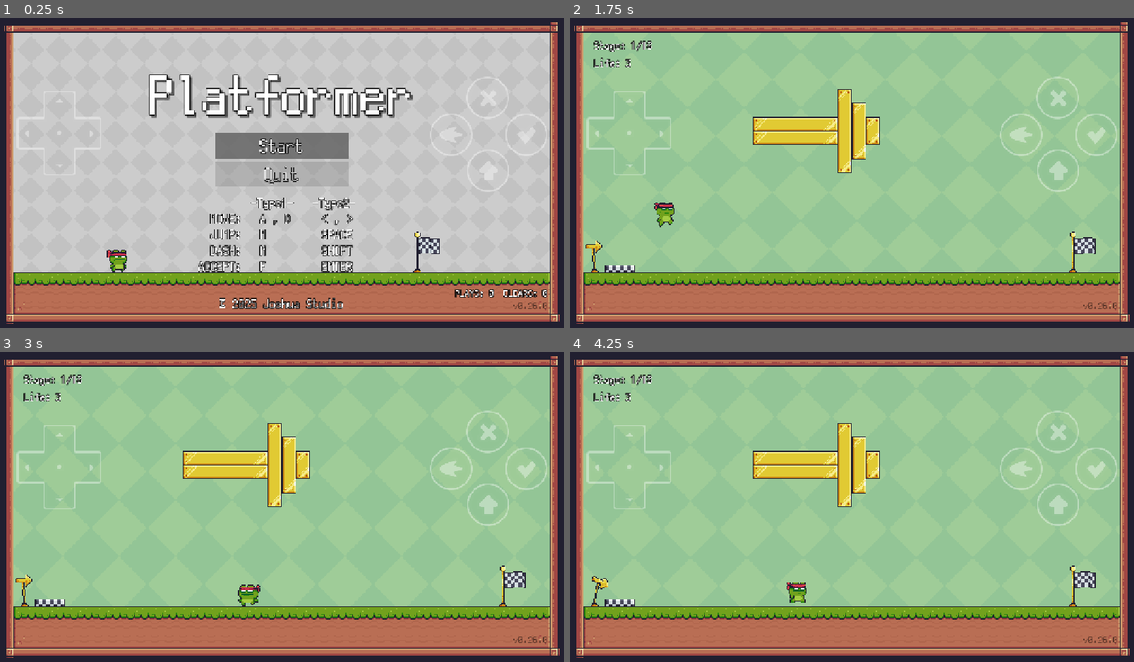
Above: before the commit, frames 1-4 (two rows, left to right).
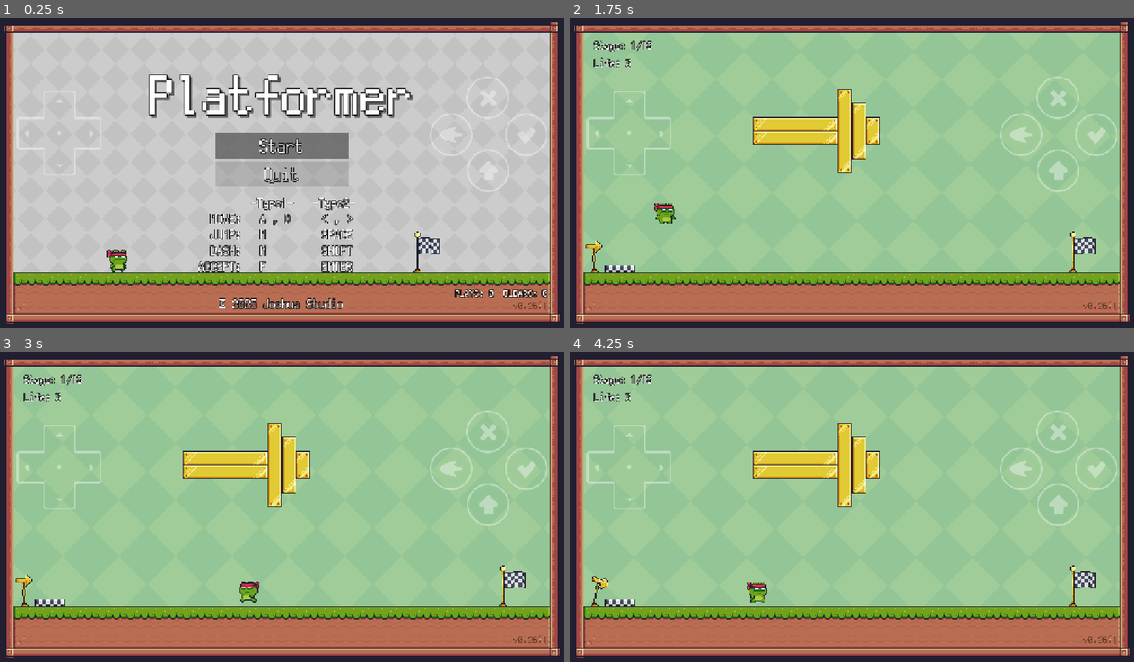
Above: after the commit, the same moments.

Repository: joshuafolkken/godot-2d-platformer
Game: Godot game, scene res://scenes/title.tscn
Two runs of this game, one before a commit and one after it. Both use one fixed random seed, a clock stepped at 60 frames per second and the inputs below.
Inputs:
- Up to frame 1 (0.25 s): no input
- Up to frame 2 (1.75 s): click "Start" at 0.5 s; hold D (right) from 1.28 s (still down); tap Shift (dash) at 1.35 s; tap Space (jump) at 1.52 s
- Up to frame 3 (3 s): tap F (interact) at 2.1 s; tap Space (jump) at 2.27 s; release D (right) at 2.78 s; hold A (left) from 2.78 s (still down); tap Shift (dash) at 2.85 s
- Up to frame 4 (4.25 s): release A (left) at 3.53 s; hold D (right) from 3.53 s (still down); tap F (interact) at 3.6 s; tap Space (jump) at 3.77 s

The runs differ from the first frame. In frame 1, less than 0.1% of the frame differs, in the area x 96-97%, y 91-94%; in frame 2, 0.2%; in frame 3, 0.2%; in frame 4, 0.4%, in the area x 31-97%, y 74-94%.

Commit message:
change dash jump #176

Diff:
--- a/project.godot
+++ b/project.godot
@@ -11,7 +11,7 @@
 [application]
 
 config/name="Godot 2D Platformer"
-config/version="0.26.0"
+config/version="0.26.1"
 run/main_scene="uid://dfddsmhm3n04y"
 config/features=PackedStringArray("4.4", "Forward Plus")
 config/icon="res://icon.svg"
--- a/scenes/entities/player.gd
+++ b/scenes/entities/player.gd
@@ -100,6 +100,13 @@
 
 func _handle_horizontal_move() -> void:
 	var input_direction := _get_input_direction()
+
+	if not is_on_floor():
+		if sign(velocity.x) == sign(input_direction):
+			return
+		if input_direction == 0:
+			return
+
 	var speed := dash_speed if _is_dash_pressed() else normal_speed
 	var target_speed := input_direction * speed
 	var acceleration := move_acceleration if input_direction != 0.0 else stop_acceleration
--- /dev/null
+++ b/scenes/side_mask.tscn
@@ -0,0 +1,31 @@
+[gd_scene format=3 uid="uid://c46a3ci7cfhd1"]
+
+[node name="SideMask" type="CanvasLayer"]
+
+[node name="ColorRect" type="ColorRect" parent="."]
+anchors_preset = 8
+anchor_left = 0.5
+anchor_top = 0.5
+anchor_right = 0.5
+anchor_bottom = 0.5
+offset_left = -1920.0
+offset_top = -360.0
+offset_right = -640.0
+offset_bottom = 360.0
+grow_horizontal = 2
+grow_vertical = 2
+color = Color(0, 0, 0, 1)
+
+[node name="ColorRect2" type="ColorRect" parent="."]
+anchors_preset = 8
+anchor_left = 0.5
+anchor_top = 0.5
+anchor_right = 0.5
+anchor_bottom = 0.5
+offset_left = 639.0
+offset_top = -360.0
+offset_right = 1919.0
+offset_bottom = 360.0
+grow_horizontal = 2
+grow_vertical = 2
+color = Color(0, 0, 0, 1)
